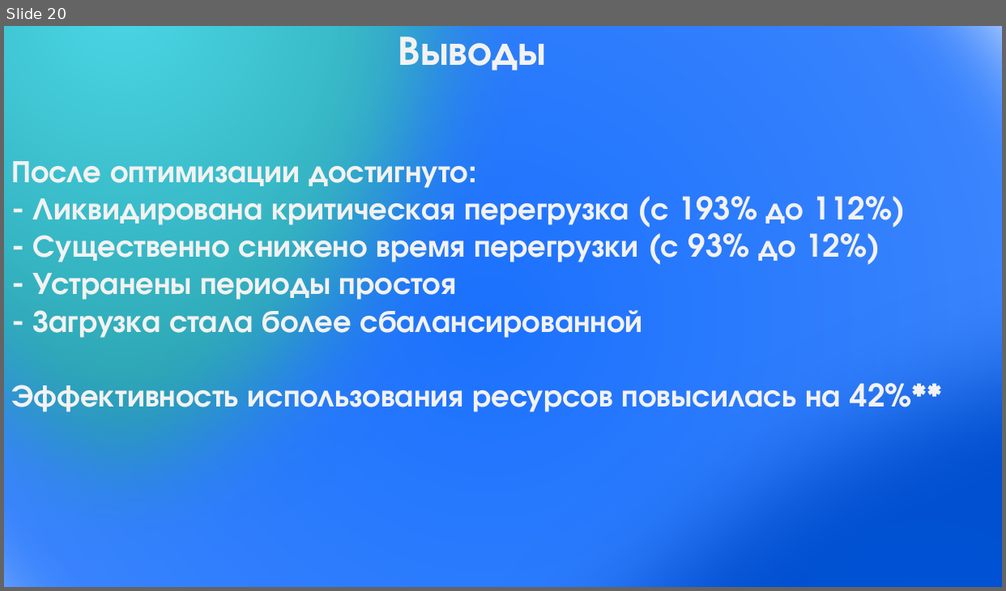
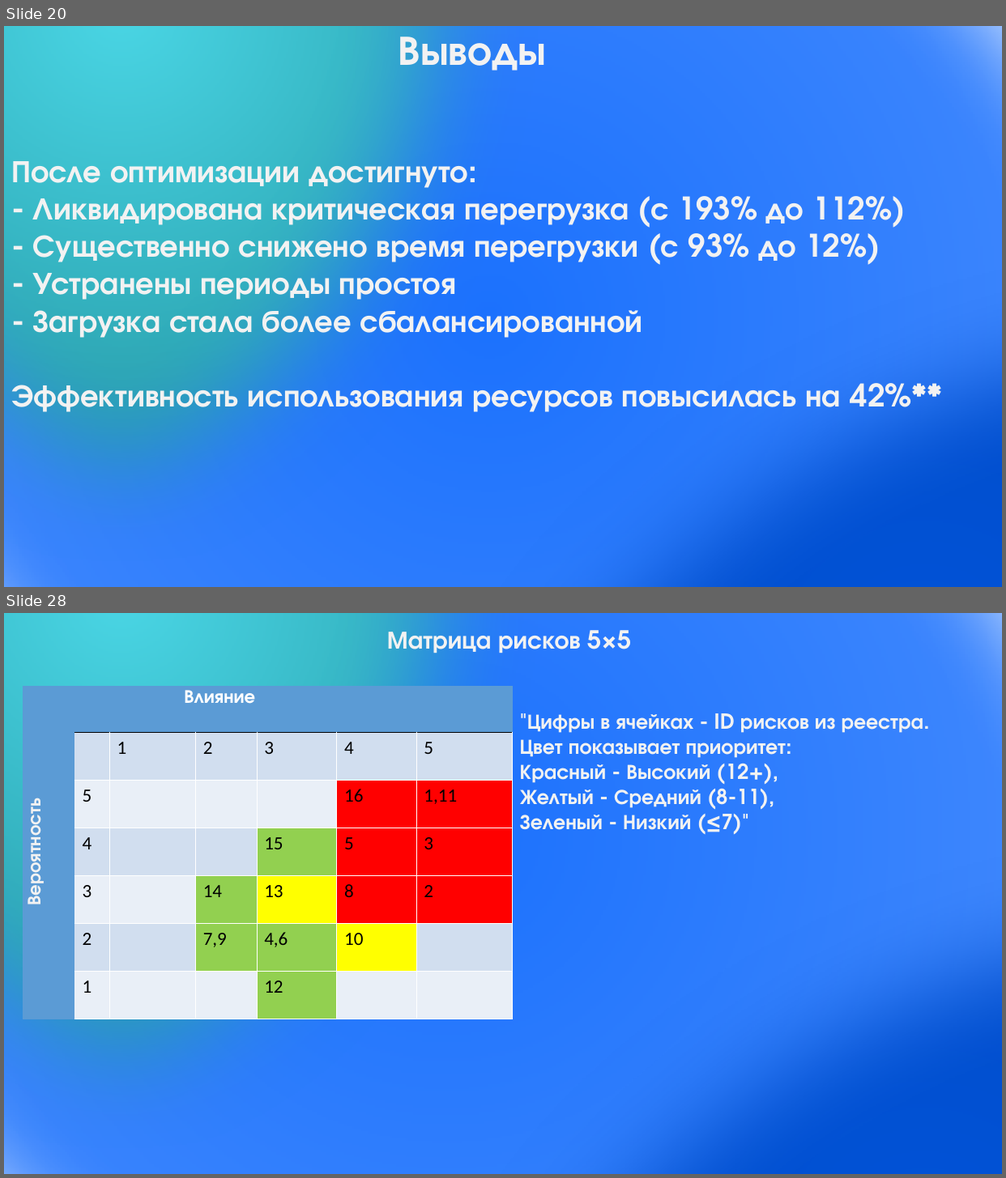
Before and after one commit to HozainFermi/upp, a slide deck: Презентация1.pptx. Shown one above the other, each under a label of ours: slide 20 before the commit, slides 20 and 28 after it; the slides between them are not shown. The pictures are 1006x591 and 1006x1178 pixels, drawn with LibreOffice and Linux fonts; fonts in the diff are those of the drawing. Boxes give left, top, right and bottom in pixels: in the first picture for what was removed or moved away, otherwise in the second. Text is boxed around its words. In the diff, an @@ line names an element or a change of style, - is before the commit and + after.

```diff
--- a/Презентация1.pptx
+++ b/Презентация1.pptx
@@ slide 28 added at (4,613,1002,1174), background #FFFFFF @@
@@ ellipse added at (4,613,1002,1174), fill gradient #002D76 to #1B71FD to #72A7FE, outline #43739E 1 pt @@
@@ ellipse added at (4,613,550,1174), fill gradient #4AD6E5 to #137C87, outline #43739E 1 pt @@
@@ text added at (387,630,632,653), 24 pt, text #F2F2F2, bold @@
+Матрица рисков 5×5
@@ ellipse added at (245,657,1002,1174), fill gradient #156EFF to #0153D9 to #0046B8, outline #43739E 1 pt @@
@@ table added at (23,686,513,1020), 7 rows, 7 columns @@
+Влияние |  |  |  |  |  | 
+Вероятность |  | 1 | 2 | 3 | 4 | 5
+ | 5 |  |  |  | 16 | 1,11
+ | 4 |  |  | 15 | 5 | 3
+ | 3 |  | 14 | 13 | 8 | 2
+ | 2 |  | 7,9 | 4,6 | 10 | 
+ | 1 |  |  | 12 |  | 
@@ text added at (520,713,924,834), 20 pt, text #F2F2F2, bold @@
+"Цифры в ячейках - ID рисков из реестра.
+Цвет показывает приоритет:
+Красный - Высокий (12+),
+Желтый - Средний (8-11),
+Зеленый - Низкий (≤7)"
```
Also in this commit, not shown: 13 other slides added, 2 other files.
